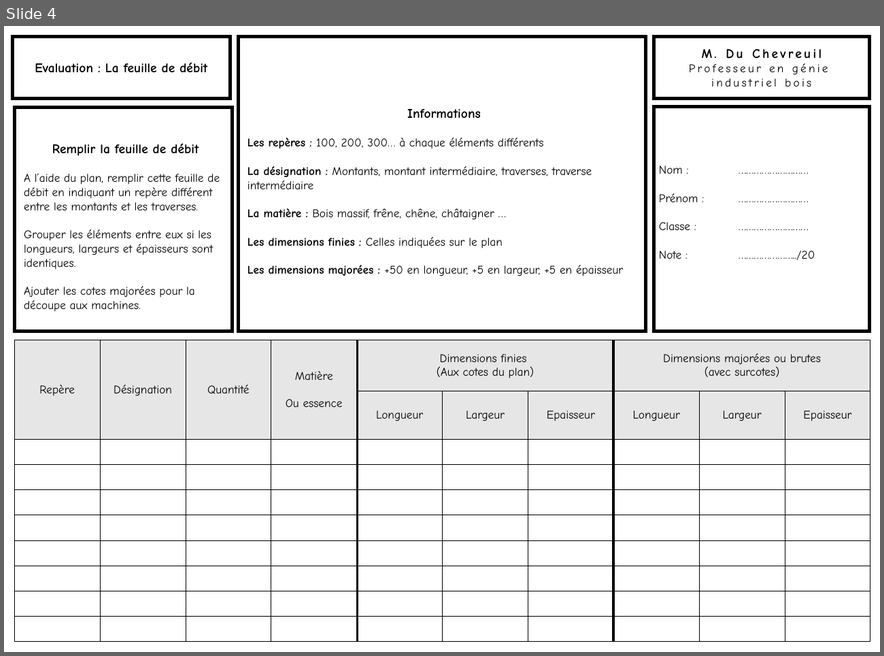
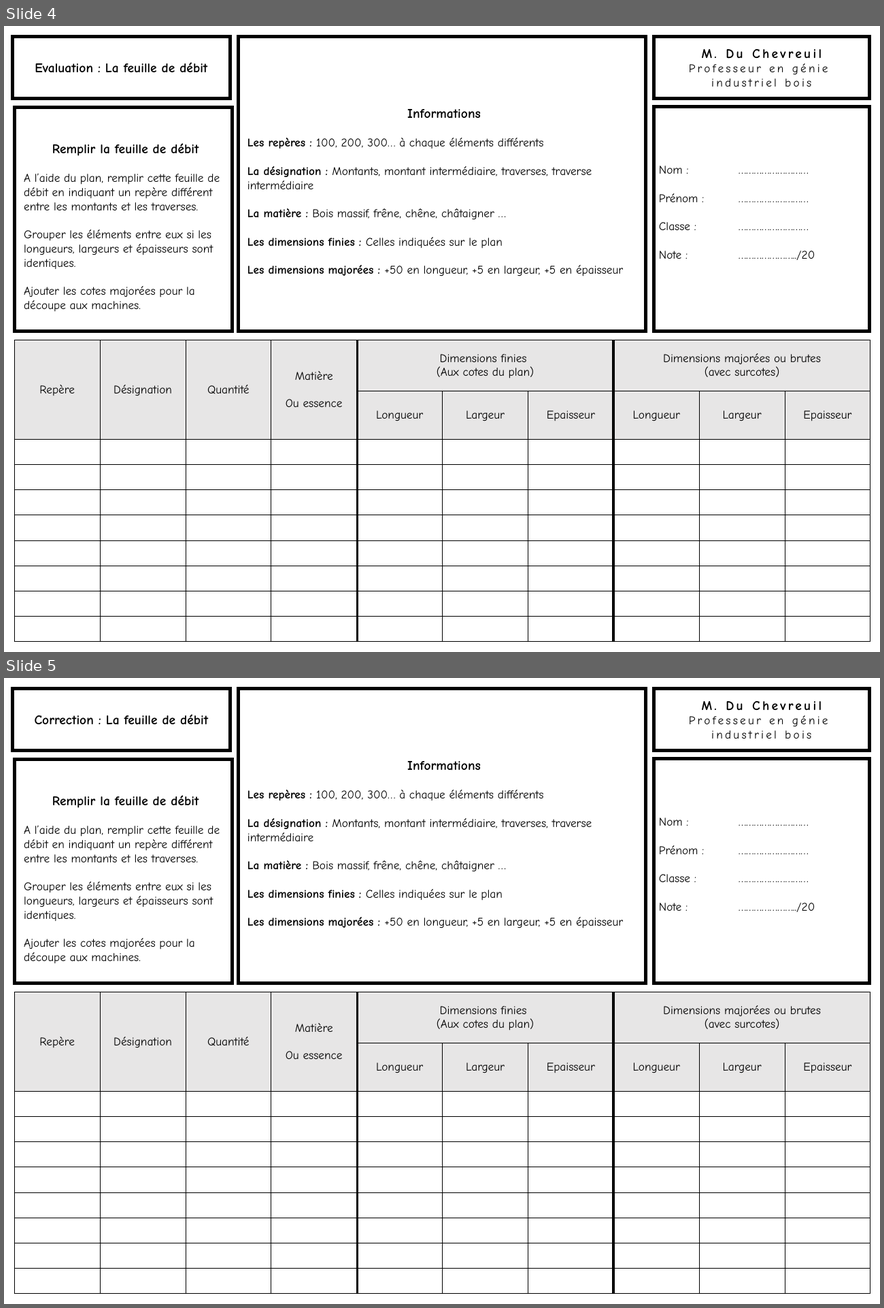
Before and after one commit to kduchevreuil/Cours-Menuiserie, a slide deck: Dossier Support ordi/DOSSIER Support Ordi.pptx. Shown one above the other, each under a label of ours: slide 4 before the commit, slides 4 and 5 after it. The pictures are 884x656 and 884x1308 pixels, drawn with LibreOffice and Linux fonts; fonts in the diff are those of the drawing. Boxes give left, top, right and bottom in pixels: in the first picture for what was removed or moved away, otherwise in the second. Text is boxed around its words. In the diff, an @@ line names an element or a change of style, - is before the commit and + after.

```diff
--- a/Dossier Support ordi/DOSSIER Support Ordi.pptx
+++ b/Dossier Support ordi/DOSSIER Support Ordi.pptx
@@ slide 5 added at (x1=4, y1=678, x2=880, y2=1304), background #FFFFFF @@
@@ rectangle added at (x1=12, y1=689, x2=230, y2=751), fill #FFFFFF, outline #000000 4.5 pt, 18 pt, text #000000, bold @@
+Correction : La feuille de débit
@@ rectangle added at (x1=238, y1=689, x2=646, y2=983), fill #FFFFFF, outline #000000 4.5 pt, 16 pt, text #000000 @@
+Informations
+Les repères : 100, 200, 300… à chaque éléments différents
+La désignation : Montants, montant intermédiaire, traverses, traverse intermédiaire
+La matière : Bois massif, frêne, chêne, châtaigner …
+Les dimensions finies : Celles indiquées sur le plan
+Les dimensions majorées : +50 en longueur, +5 en largeur, +5 en épaisseur
@@ rectangle added at (x1=653, y1=689, x2=869, y2=751), fill #FFFFFF, outline #000000 4.5 pt, 16 pt, text #000000 @@
+M. Du Chevreuil
+Professeur en génie
+industriel bois
@@ rectangle added at (x1=15, y1=759, x2=233, y2=983), fill #FFFFFF, outline #000000 4.5 pt, 16 pt, text #000000 @@
+Remplir la feuille de débit
+A l’aide du plan, remplir cette feuille de débit en indiquant un repère différent entre les montants et les traverses.
+Grouper les éléments entre eux si les longueurs, largeurs et épaisseurs sont identiques.
+Ajouter les cotes majorées pour la découpe aux machines.
@@ rectangle added at (x1=653, y1=758, x2=869, y2=983), fill #FFFFFF, outline #000000 4.5 pt, 16 pt, text #000000 @@
+Nom : ………………………
+Prénom : ………………………
+Classe : ………………………
+Note : …………………../20
@@ table added at (x1=15, y1=991, x2=873, y2=1293), 10 rows, 10 columns @@
+Repère | Désignation | Quantité | Matière / Ou essence | Dimensions finies / (Aux cotes du plan) |  |  | Dimensions majorées ou brutes / (avec surcotes) |  | 
+ |  |  |  | Longueur | Largeur | Epaisseur | Longueur | Largeur | Epaisseur
+ |  |  |  |  |  |  |  |  | 
+ |  |  |  |  |  |  |  |  | 
+ |  |  |  |  |  |  |  |  | 
+ |  |  |  |  |  |  |  |  | 
+ |  |  |  |  |  |  |  |  | 
+ |  |  |  |  |  |  |  |  | 
+ |  |  |  |  |  |  |  |  | 
+ |  |  |  |  |  |  |  |  | 
@@ line added from (358, 991) to (358, 1293), #000000 3 pt @@
@@ line added from (613, 991) to (613, 1293), #000000 3 pt @@
```
Also in this commit, not shown: 3 slides changed, 4 other slides added, 1 slide removed, 12 other files.
